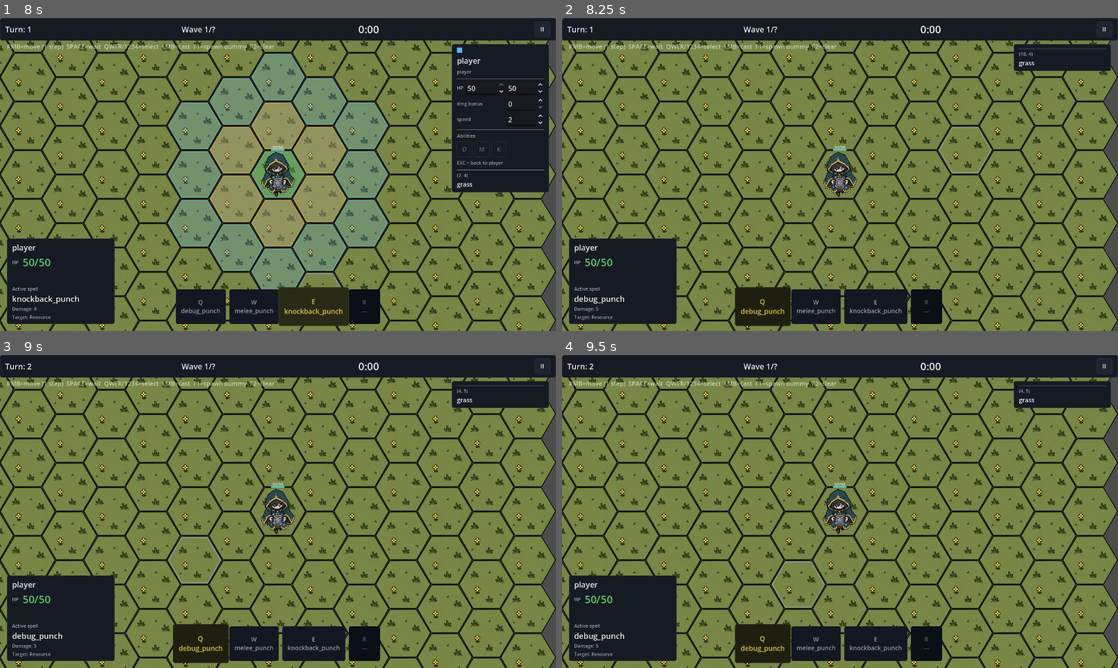
Above: before the commit, frames 1-4 (two rows, left to right).
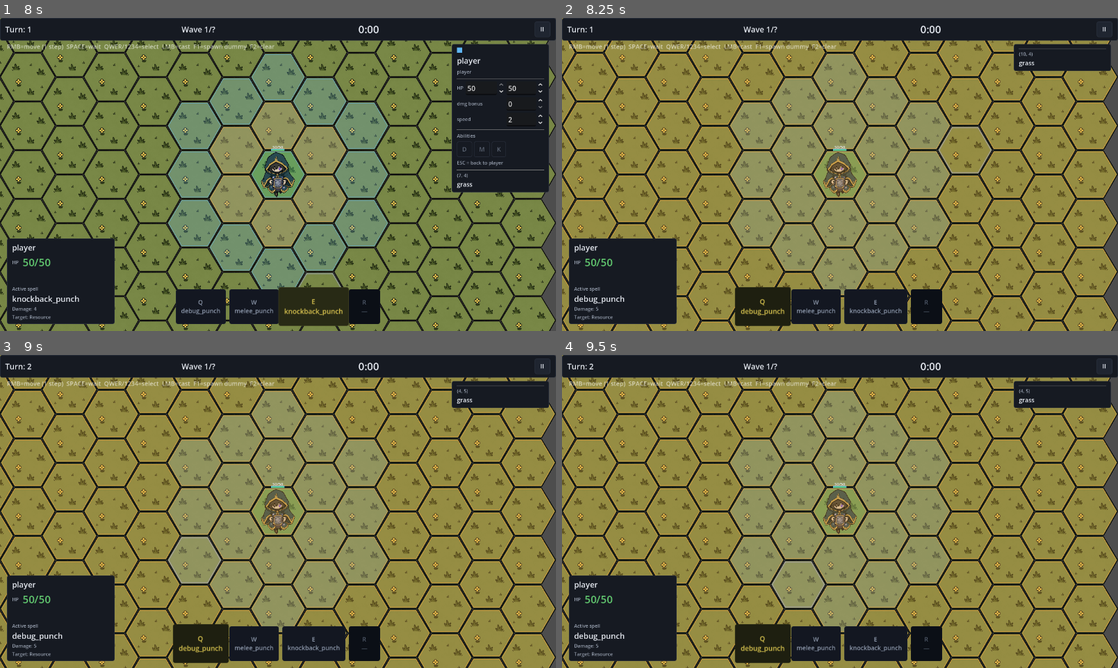
Above: after the commit, the same moments.

Repository: TortikP/GameJamProject
Game: Godot game, scene res://scenes/main_menu.tscn
The game is run twice, just before and just after one commit, with the same random seed, the same clock (stepped at 60 frames per second) and the same inputs.
Inputs (mouse positions are in pixels of both pictures, inside the frame that each line leads up to):
- Up to frame 1 (8 s): click "Godmode (dev)" at 0.5 s; click "II" at 1.25 s; click "Restart Run" at 2 s; click "Restart Run" at 2.75 s; click "Restart Run" at 3.5 s; click "Restart" at 4.25 s; click "Q debug_punch" at 5 s; click "W melee_punch" at 5.75 s; click "R —" at 6.5 s; click "E knockback_punch" at 7.25 s
- Up to frame 2 (8.25 s): tap Enter at 8 s; move the mouse to (962, 158) at 8.02 s; hold D (hex_move_bottom_right) from 8.03 s (still down); tap Q (cast_slot_0) at 8.1 s; click (962, 158) at 8.17 s
- Up to frame 3 (9 s): release D (hex_move_bottom_right) at 8.75 s; tap Space (wait_turn) at 8.75 s; drag from (166, 527) to (250, 574) at 8.77 s
- Up to frame 4 (9.5 s): no input

Frame 1 is identical in both runs. In frame 2, 71% of the frame differs, in the area x 0-100%, y 0-100%; in frame 3, 71%; in frame 4, 71%.

Commit message:
fix(009-ui-kit): empty-hex click no longer clears player overlay
_inspect_hex was nulling _selected and calling _overlay.clear() —
artifacts of the old selection-driven overlay logic. After the 009
decoupling (overlay always tracks player) those operations only
served to wipe the player's tactical info on an inspect click.

Now: empty-hex click only updates the inspector (actor section
hides, hex section shows). Selection and overlay untouched.

Diff:
--- a/scripts/presentation/godmode/godmode_controller.gd
+++ b/scripts/presentation/godmode/godmode_controller.gd
@@ -205,13 +205,15 @@
 
 
 func _inspect_hex(coord: Vector2i) -> void:
-	# No actor at coord: unbind actor section, show hex section only
+	# Click on empty hex → inspector shows hex info, actor section hides.
+	# Selection state and player's move/cast overlay are NOT touched
+	# (009-ui-kit decoupling: overlay tracks player, not _selected).
+	# Note: we deliberately don't change _selected — leaving it on the
+	# player so subsequent overlay refreshes have a sensible source if
+	# anything ever re-introduces selection-driven logic.
 	if _inspector != null and _inspector.has_method("unbind"):
 		_inspector.unbind()
-	_selected = null
 	_bind_hex_at(coord)
-	if _overlay != null:
-		_overlay.clear()
 
 
 func _bind_hex_at(coord: Vector2i) -> void:
